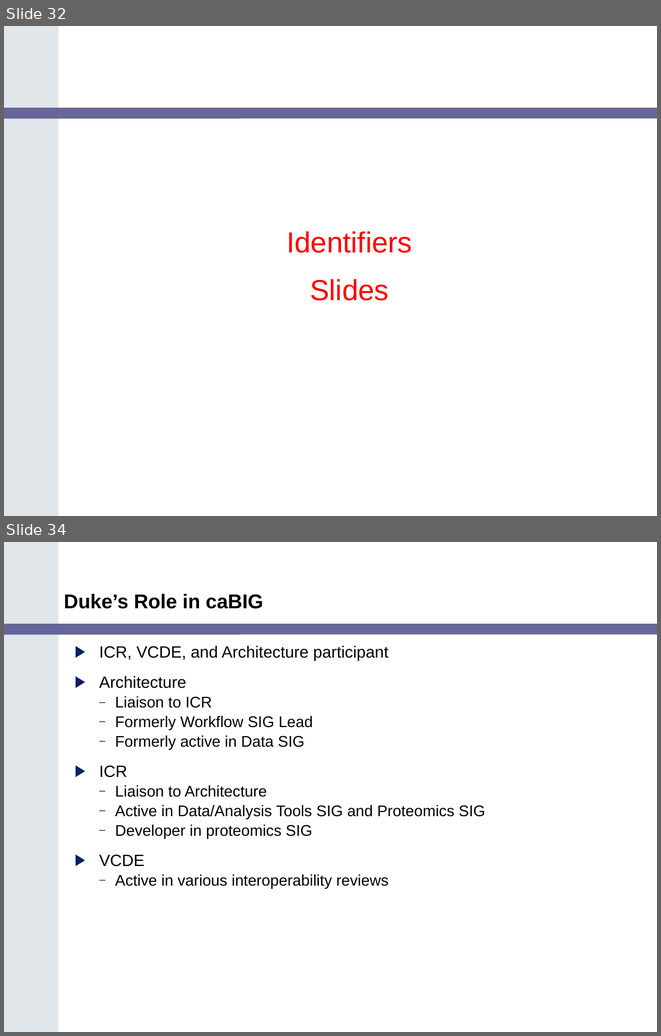
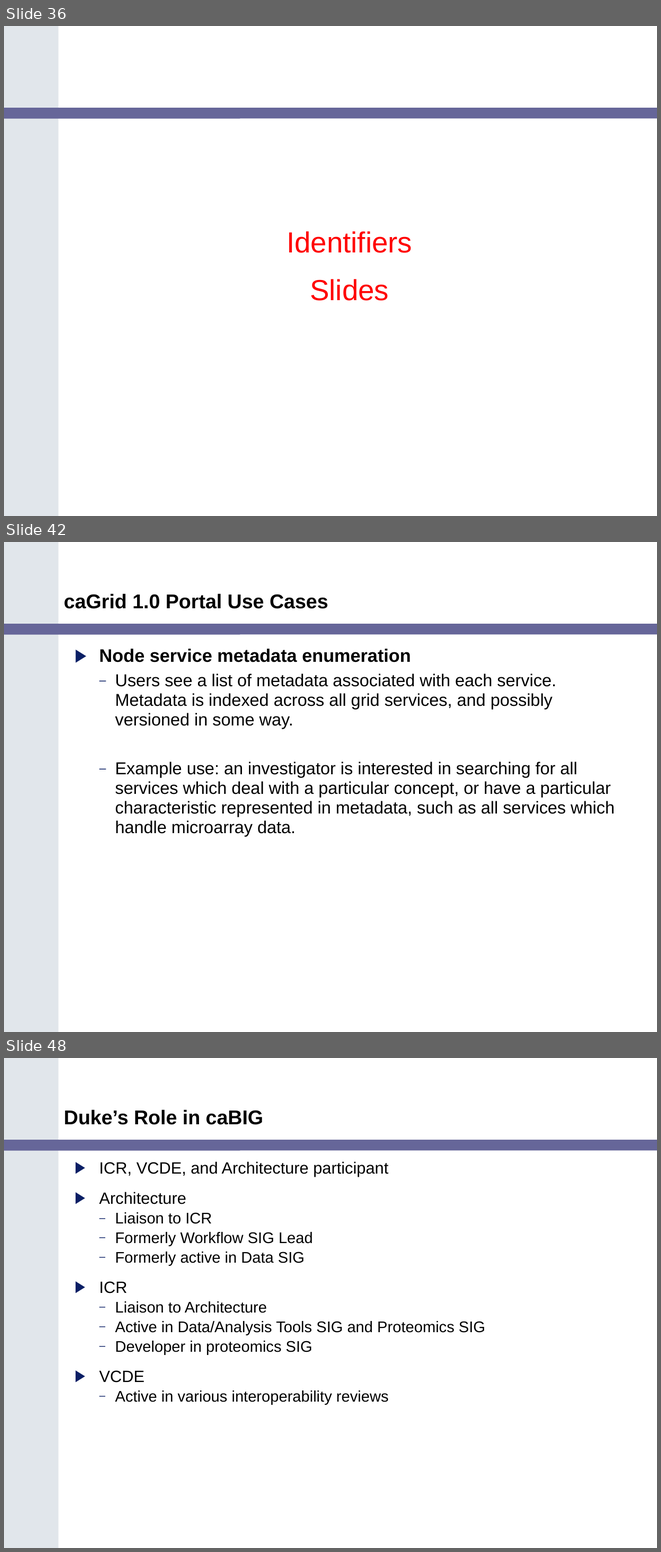
Before and after one commit to NCIP/cagrid-docs, a slide deck: presentations/200602_VCDE_ARCH/caGrid_Update_Arch_VCDE_Feb1.ppt. Shown one above the other, each under a label of ours: slides 32 and 34 before the commit, slides 36, 42 and 48 after it; the slides between them are not shown. The pictures are 661x1036 and 661x1552 pixels, drawn with LibreOffice and Linux fonts; fonts in the diff are those of the drawing; background and template pictures are left out. Boxes give left, top, right and bottom in pixels: in the first picture for what was removed or moved away, otherwise in the second. Text is boxed around its words. In the diff, an @@ line names an element or a change of style, - is before the commit and + after.

```diff
--- a/presentations/200602_VCDE_ARCH/caGrid_Update_Arch_VCDE_Feb1.ppt
+++ b/presentations/200602_VCDE_ARCH/caGrid_Update_Arch_VCDE_Feb1.ppt
@@ slide 42 added at [4,542,657,1032], background #FFFFFF; not listed: 2 template elements that a slide beside it also shows @@
@@ title added at [64,593,328,609], 22 pt, text #000000, bold @@
+caGrid 1.0 Portal Use Cases
@@ text added at [99,649,615,837], 19 pt, text #000000 @@
+▶ Node service metadata enumeration
+  – Users see a list of metadata associated with each service. Metadata is indexed across all grid services, and possibly versioned in some way.
+  – Example use: an investigator is interested in searching for all services which deal with a particular concept, or have a particular characteristic represented in metadata, such as all services which handle microarray data.
@@ what was slide 32 is now slide 36 @@
@@ what was slide 34 is now slide 48 @@
```
Also in this commit, not shown: 15 other slides added, 2 slides removed.
